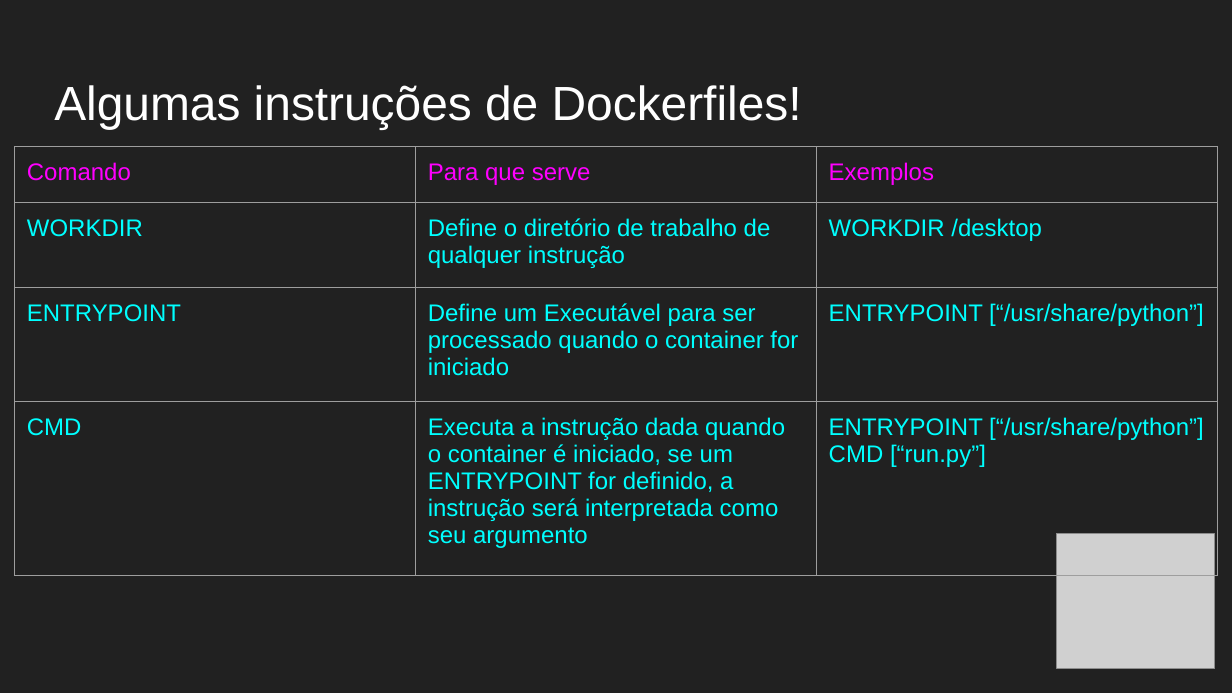
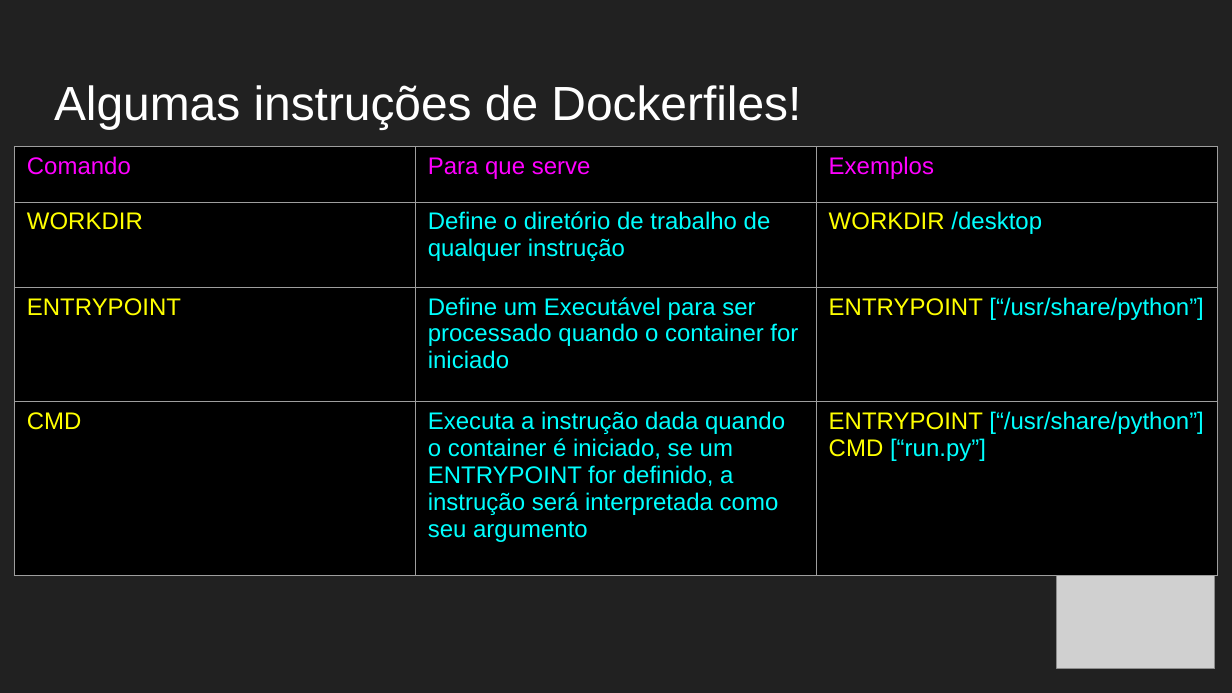
Before and after one commit to F4NT0/D0CK3R, a slide deck: slide 26 of Aula_Docker.pptx (slide 25 before the commit). Drawn at 1232x693 pixels with LibreOffice and Linux fonts; fonts in the diff are those of the drawing; grey boxes stand for pictures. Boxes give left, top, right and bottom in pixels: in the first picture for what was removed or moved away, otherwise in the second. Text is boxed around its words. In the diff, an @@ line names an element or a change of style, - is before the commit and + after.

```diff
--- a/Aula_Docker.pptx
+++ b/Aula_Docker.pptx
@@ table at bbox=[15, 147, 1216, 575] @@
@@ fill none to #000000 in 12 cells @@
@@ text colour #00FFFF to #FFFF00 in "WORKDIR", "WORKDIR", "ENTRYPOINT", "ENTRYPOINT" and 3 more places @@
@@ borders changed @@
```
Also in this commit, not shown: 27 other slides changed, 1 slide added.
